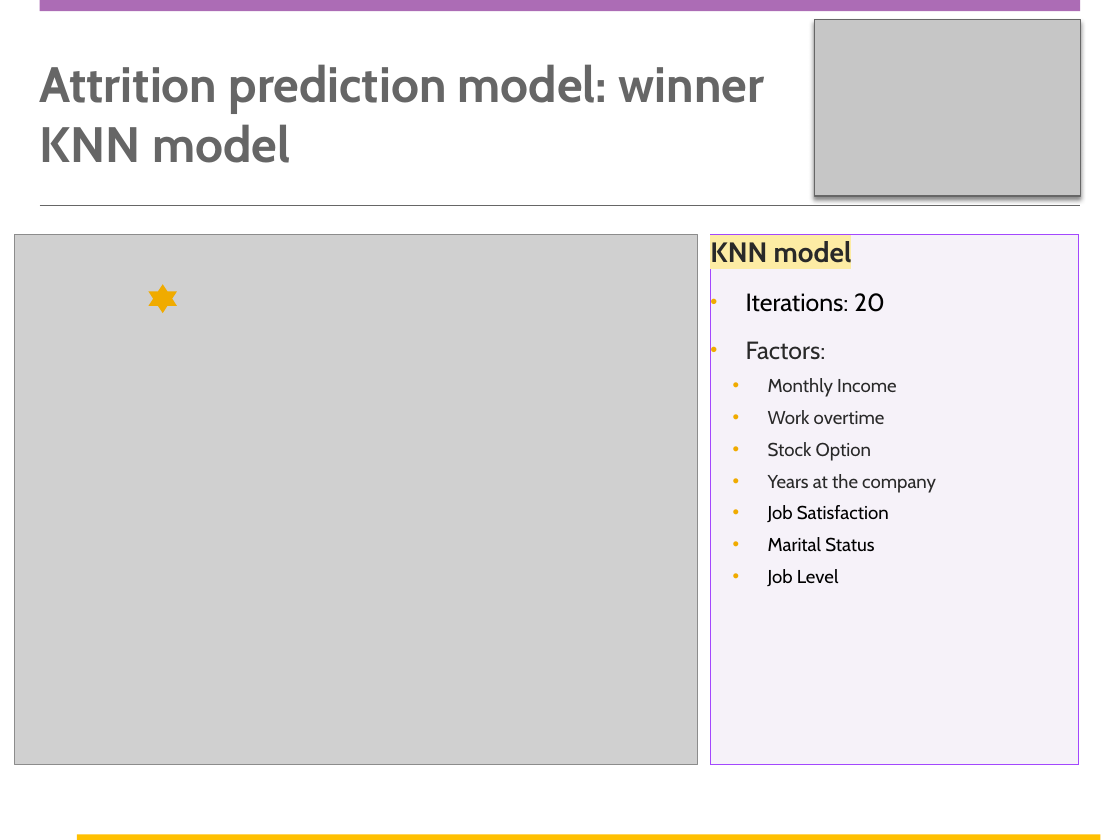
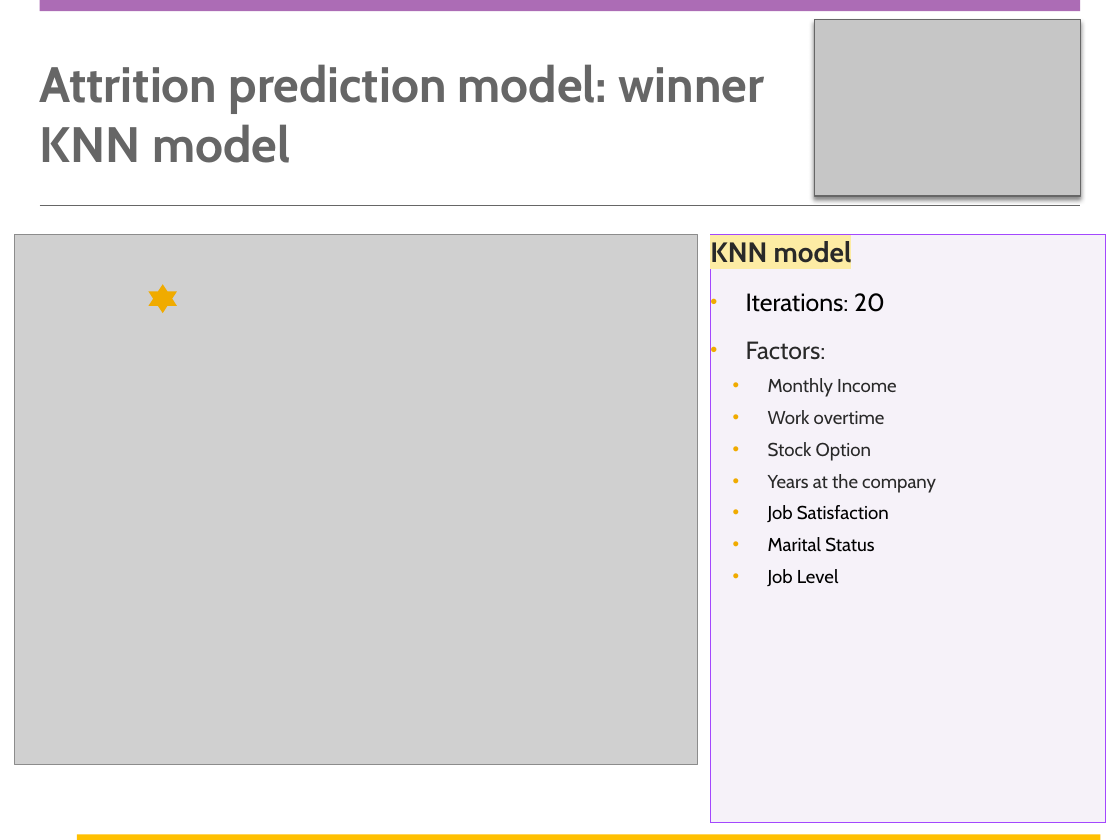
Before and after one commit to carlosAtestevez/CaseStudy2DDS, a slide deck: slide 12 of DDSAnalytics Presentation.pptx. Drawn at 1120x840 pixels with LibreOffice and Linux fonts; fonts in the diff are those of the drawing; grey boxes stand for pictures; background and template pictures are left out. Boxes give left, top, right and bottom in pixels: in the first picture for what was removed or moved away, otherwise in the second. Text is boxed around its words. In the diff, an @@ line names an element or a change of style, - is before the commit and + after.

```diff
--- a/DDSAnalytics Presentation.pptx
+++ b/DDSAnalytics Presentation.pptx
@@ rectangle "KNN model": place and size @@
-rectangle "KNN model" at [710,234,1079,765]
+rectangle "KNN model" at [710,234,1104,823]
```
Also in this commit, not shown: 10 other slides changed, 6 slides added, 6 other files.
